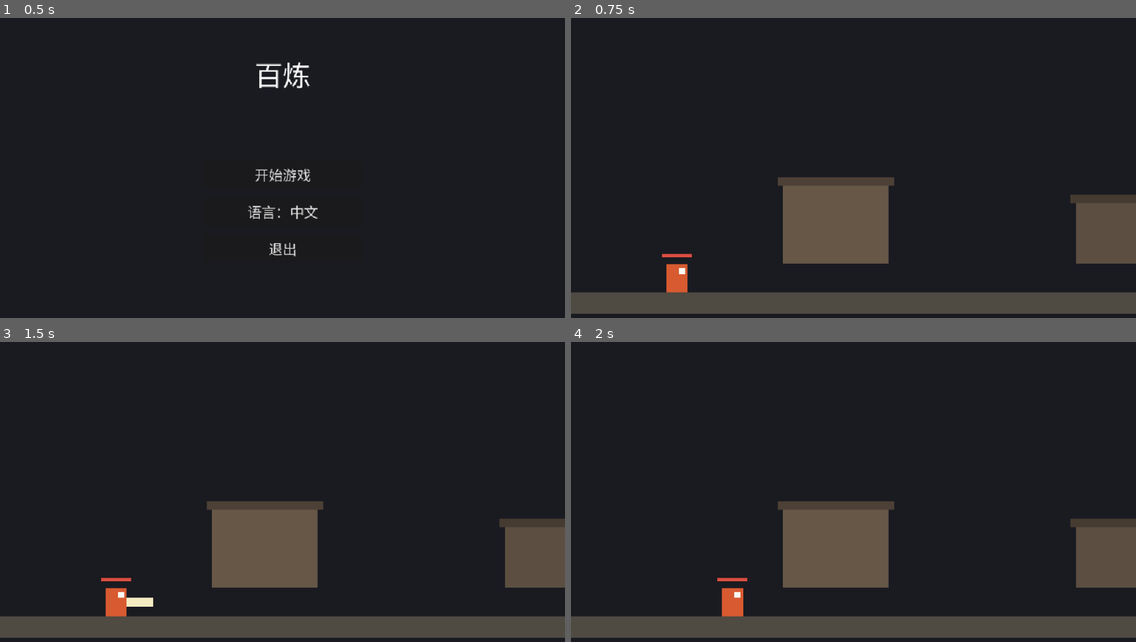
Above: before the commit, frames 1-4 (two rows, left to right).
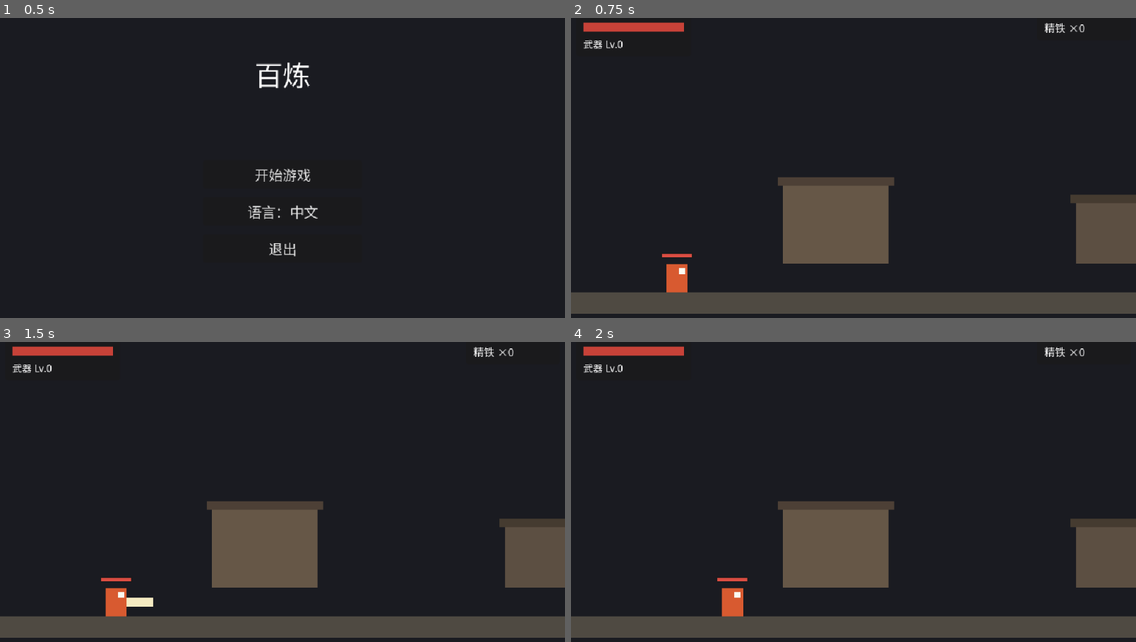
Above: after the commit, the same moments.

Repository: aachean/bailian
Game: Godot game, scene res://scenes/ui/main_menu.tscn
The game is run twice, just before and just after one commit, with the same random seed, the same clock (stepped at 60 frames per second) and the same inputs.
Inputs (mouse positions are in pixels of both pictures, inside the frame that each line leads up to):
- Up to frame 1 (0.5 s): no input
- Up to frame 2 (0.75 s): click "开始游戏" at 0.5 s
- Up to frame 3 (1.5 s): tap Enter at 1.25 s; move the mouse to (406, 477) at 1.27 s; hold D (move_right) from 1.28 s (still down); tap J (attack) at 1.35 s; click (406, 477) at 1.42 s
- Up to frame 4 (2 s): keep holding D (move_right); tap Space (jump) at 1.52 s

Frame 1 is identical in both runs. In frame 2, 0.8% of the frame differs, in the area x 2-91%, y 1-11%; in frame 3, 0.8%; in frame 4, 0.8%.

Commit message:
fix(save+ui): 碎片跨场景保存 + HUD（左上状态栏 / 右上背包）
用户实测：关卡里捡的碎片回到城镇全没了；要求背包（右上）与
角色状态栏（左上）。

- 碎片与强化等级从玩家节点搬到 PlayerState（autoload）—— 切场景
  会重建玩家节点，存在节点上的数据必丢。玩家 _ready 读、_exit_tree
  写回；「开始游戏」重置；快照存取两向同步
- HUD（CanvasLayer 挂玩家场景，不吃相机变换）：左上血条 + 武器等级、
  右上精铁计数，每帧轮询玩家数据刷新
- test_room 提示移到屏幕底部，给 HUD 让位
- test_m3 扩到 12 条：#11 跨场景碎片保持（城镇→关卡重建后分毫不差）、
  #12 HUD 数值正确
- 顺带修：hud.tscn 二级节点 parent 路径写错导致血条节点挂错位、
  refresh 静默崩溃（tscn 的 parent 属性是相对根的路径，二级必须写全）

Diff:
--- a/data/i18n/ui.csv
+++ b/data/i18n/ui.csv
@@ -12,3 +12,5 @@
 UI_MENU_LANGUAGE,"语言","Language"
 UI_ANVIL_READY,"按 J 强化武器（-3 精铁）","Press J to upgrade (-3 ore)"
 UI_ANVIL_POOR,"精铁不够，去关卡里打怪","Not enough ore — fight in the level"
+HUD_WEAPON,"武器","Weapon"
+HUD_SHARD,"精铁","Ore"
--- a/project.godot
+++ b/project.godot
@@ -20,6 +20,7 @@
 
 GameSettings="*res://scripts/core/game_settings.gd"
 SaveManager="*res://scripts/core/save_manager.gd"
+PlayerState="*res://scripts/core/player_state.gd"
 AiBridge="*res://addons/ai_bridge/bridge.gd"
 
 [display]
--- a/scenes/characters/player.tscn
+++ b/scenes/characters/player.tscn
@@ -1,8 +1,9 @@
-[gd_scene load_steps=5 format=3]
+[gd_scene load_steps=6 format=3]
 
 [ext_resource type="Script" path="res://scripts/characters/player.gd" id="1_player"]
 [ext_resource type="Script" path="res://scripts/components/hitbox.gd" id="2_hitbox"]
 [ext_resource type="Script" path="res://scripts/components/health.gd" id="3_health"]
+[ext_resource type="PackedScene" path="res://scenes/ui/hud.tscn" id="4_hud"]
 
 [sub_resource type="RectangleShape2D" id="RectangleShape2D_body"]
 size = Vector2(24, 32)
@@ -72,3 +73,5 @@
 [node name="Camera" type="Camera2D" parent="."]
 position_smoothing_enabled = true
 position_smoothing_speed = 8.0
+
+[node name="HUD" parent="." instance=ExtResource("4_hud")]
--- a/scenes/stages/test_room.tscn
+++ b/scenes/stages/test_room.tscn
@@ -74,9 +74,9 @@
 
 [node name="Hint" type="Label" parent="."]
 offset_left = 8.0
-offset_top = 6.0
+offset_top = 300.0
 offset_right = 600.0
-offset_bottom = 96.0
+offset_bottom = 358.0
 mouse_filter = 2
 theme_override_font_sizes/font_size = 12
 script = ExtResource("3_hint")
--- /dev/null
+++ b/scenes/ui/hud.tscn
@@ -0,0 +1,55 @@
+[gd_scene load_steps=2 format=3]
+
+[ext_resource type="Script" path="res://scripts/ui/hud.gd" id="1_hud"]
+
+[node name="HUD" type="CanvasLayer"]
+script = ExtResource("1_hud")
+
+[node name="Status" type="Panel" parent="."]
+offset_left = 6.0
+offset_top = 6.0
+offset_right = 136.0
+offset_bottom = 52.0
+mouse_filter = 2
+
+[node name="HPBG" type="ColorRect" parent="Status"]
+offset_left = 8.0
+offset_top = 8.0
+offset_right = 122.0
+offset_bottom = 18.0
+mouse_filter = 2
+color = Color(0.11, 0.1, 0.1, 0.85)
+
+[node name="HPBar" type="Node2D" parent="Status"]
+position = Vector2(8, 13)
+
+[node name="Fill" type="ColorRect" parent="Status/HPBar"]
+offset_left = 0.0
+offset_top = -5.0
+offset_right = 114.0
+offset_bottom = 5.0
+mouse_filter = 2
+color = Color(0.78, 0.26, 0.22, 1)
+
+[node name="Level" type="Label" parent="Status"]
+offset_left = 8.0
+offset_top = 24.0
+offset_right = 122.0
+offset_bottom = 42.0
+theme_override_font_sizes/font_size = 11
+text = "武器 Lv.0"
+
+[node name="Bag" type="Panel" parent="."]
+offset_left = 528.0
+offset_top = 6.0
+offset_right = 634.0
+offset_bottom = 34.0
+mouse_filter = 2
+
+[node name="Count" type="Label" parent="Bag"]
+offset_left = 8.0
+offset_top = 5.0
+offset_right = 98.0
+offset_bottom = 23.0
+theme_override_font_sizes/font_size = 12
+text = "精铁 ×0"
--- a/scripts/characters/player.gd
+++ b/scripts/characters/player.gd
@@ -124,6 +124,8 @@
 	_health.restore(int(d.get("hp", _health.max_hp)))
 	shards = int(d.get("shards", shards))
 	upgrade_level = int(d.get("upgrade", upgrade_level))
+	PlayerState.shards = shards
+	PlayerState.upgrade_level = upgrade_level
 	_apply_upgrade()
 	_hurt_flash = 0.0
 	_visuals.modulate = Color.WHITE
@@ -156,8 +158,18 @@
 	_health.died.connect(_on_died)
 	_health.revived.connect(_on_revived)
 	_health.hp_changed.connect(_update_hp_bar)
+	# 碎片 / 强化等级是「属于玩家」的数据，住在 PlayerState（autoload）里 ——
+	# 切场景会重建玩家节点，存在节点上的东西会丢（实测丢过）
+	shards = PlayerState.shards
+	upgrade_level = PlayerState.upgrade_level
 	_apply_upgrade()
 	_spawn_point = global_position
+
+
+func _exit_tree() -> void:
+	# 离开场写回：下一次进任何场景，碎片和等级都还在
+	PlayerState.shards = shards
+	PlayerState.upgrade_level = upgrade_level
 
 
 func _update_hp_bar(_hp: int, _max_hp: int) -> void:
@@ -171,11 +183,18 @@
 
 func _apply_upgrade() -> void:
 	_hitbox.damage_scale = 1.0 + UPGRADE_STEP * float(upgrade_level)
+	var hud := get_node_or_null("HUD")
+	if hud != null and hud.has_method("refresh"):
+		hud.call("refresh")
 
 
 ## 拾取碎片（Pickup 组件调）。满 3 块可去城镇铁砧强化一次
 func collect_shard() -> void:
 	shards += 1
+	PlayerState.shards = shards
+	var hud := get_node_or_null("HUD")
+	if hud != null and hud.has_method("refresh"):
+		hud.call("refresh")
 
 
 func _physics_process(delta: float) -> void:
--- /dev/null
+++ b/scripts/core/player_state.gd
@@ -0,0 +1,26 @@
+extends Node
+## 玩家的跨场景持久数据（autoload）。
+##
+## 碎片、强化等级这类「属于玩家、不属于关卡」的数据**不能**存在玩家节点上：
+## 每次切场景玩家节点整个重建，存在它身上的东西就没了 ——
+## 用户实测「回到安全区碎片全没了」就是这么丢的。
+## 玩家节点在 _ready 从这里取、_exit_tree 写回；这里的数据跨场景、随快照进存档。
+##
+## HP 不在这里：安全区回城自动满血（回城即治疗，原型阶段的简单约定）。
+
+var shards: int = 0
+var upgrade_level: int = 0
+
+
+func reset_for_new_game() -> void:
+	shards = 0
+	upgrade_level = 0
+
+
+func load_from(d: Dictionary) -> void:
+	shards = int(d.get("shards", shards))
+	upgrade_level = int(d.get("upgrade", upgrade_level))
+
+
+func save_to() -> Dictionary:
+	return {"shards": shards, "upgrade": upgrade_level}
--- /dev/null
+++ b/scripts/ui/hud.gd
@@ -0,0 +1,29 @@
+extends CanvasLayer
+## 玩家 HUD：左上角色状态栏（血条 / 武器等级），右上背包（精铁碎片）。
+##
+## 挂在玩家场景里 —— CanvasLayer 不吃相机变换，永远钉在屏幕角上。
+## 数据直接读父节点（玩家），每帧对一遍刷新：碎片/等级/血量都可能变，
+## 与其给每个变化点接信号，不如一帧一次的轮询便宜又不会漏。
+
+@onready var _player: Node = get_parent()
+@onready var _hp_fill: ColorRect = $Status/HPBar/Fill
+@onready var _lv_label: Label = $Status/Level
+@onready var _bag_label: Label = $Bag/Count
+
+
+func _ready() -> void:
+	refresh()
+
+
+func _process(_delta: float) -> void:
+	refresh()
+
+
+func refresh() -> void:
+	if _player == null or not is_instance_valid(_player):
+		return
+	var h := _player.get_node("Health") as Health
+	if h != null:
+		_hp_fill.scale.x = clampf(h.ratio(), 0.0, 1.0)
+	_lv_label.text = "%s Lv.%d" % [tr("HUD_WEAPON"), int(_player.get("upgrade_level"))]
+	_bag_label.text = "%s ×%d" % [tr("HUD_SHARD"), int(_player.get("shards"))]
--- a/scripts/ui/main_menu.gd
+++ b/scripts/ui/main_menu.gd
@@ -43,6 +43,7 @@
 
 
 func _on_start() -> void:
+	PlayerState.reset_for_new_game()
 	SaveManager.request_new_game(LEVEL_PATH)
 	get_tree().change_scene_to_file(LEVEL_PATH)
 
--- a/tests/test_m3.gd
+++ b/tests/test_m3.gd
@@ -46,6 +46,8 @@
 	await _t8_drop_and_pickup()
 	await _t9_anvil_upgrade()
 	await _t10_upgrade_survives_snapshot()
+	await _t11_shards_survive_scene_change()
+	await _t12_hud_shows_player_state()
 
 	print("")
 	print("═══ %d 通过 ／ %d 失败 ═══" % [_pass, _fail])
@@ -358,3 +360,66 @@
 	_check("10", "碎片与强化等级进快照，继续游戏原样回来",
 		shards == 7 and lvl == 2 and is_equal_approx(scale, 1.4),
 		"碎片 %d（期望 7）　等级 %d（期望 2）　倍率 %.2f（期望 1.40）" % [shards, lvl, scale])
+
+
+## 碎片跨场景保持 —— 用户实测：在关卡里捡的碎片，回城镇全没了。
+## 根因：碎片存在玩家节点上，切场景玩家整个重建。现在住在 PlayerState（autoload），
+## 玩家 _exit_tree 写回、_ready 读出。这条测试模拟完整的「城镇 → 关卡」重建。
+func _t11_shards_survive_scene_change() -> void:
+	PlayerState.shards = 0
+	PlayerState.upgrade_level = 0
+
+	var town := TOWN.instantiate()
+	add_child(town)
+	await _pframes(3)
+	var town_player := town.get_node("Player")
+	town_player.set("shards", 5)
+	town_player.set("upgrade_level", 1)
+	town.queue_free()               # 触发 _exit_tree 写回 PlayerState
+	await _pframes(3)
+
+	var wrote_back: bool = PlayerState.shards == 5 and PlayerState.upgrade_level == 1
+
+	var level := LEVEL1.instantiate()
+	add_child(level)
+	await _pframes(3)
+	var level_player := level.get_node("Player")
+	var carried: bool = int(level_player.get("shards")) == 5 \
+		and int(level_player.get("upgrade_level")) == 1
+	var scale: float = (level_player.get_node("Hitbox") as Hitbox).damage_scale
+	level.queue_free()
+	await _pframes(2)
+
+	_check("11", "关卡里捡的碎片，回城镇还在（跨场景不丢）",
+		wrote_back and carried and is_equal_approx(scale, 1.2),
+		"写回 autoload=%s　新场景带过来=%s　强化倍率 %.2f（期望 1.20）" % [
+			str(wrote_back), str(carried), scale])
+	PlayerState.shards = 0
+	PlayerState.upgrade_level = 0
+
+
+## HUD：左上角色状态、右上背包，数字跟玩家走
+func _t12_hud_shows_player_state() -> void:
+	var town := TOWN.instantiate()
+	add_child(town)
+	await _pframes(3)
+	var player := town.get_node("Player")
+	var hud := player.get_node_or_null("HUD")
+	if hud == null:
+		_check("12", "HUD 显示玩家状态", false, "玩家下找不到 HUD")
+		town.queue_free()
+		await _pframes(2)
+		return
+
+	player.set("shards", 4)
+	player.set("upgrade_level", 2)
+	hud.call("refresh")
+	await _pframes(2)
+	var bag: String = (hud.get_node("Bag/Count") as Label).text
+	var lv: String = (hud.get_node("Status/Level") as Label).text
+	town.queue_free()
+	await _pframes(2)
+
+	_check("12", "左上状态栏 / 右上背包显示碎片与武器等级",
+		bag.contains("4") and lv.contains("2"),
+		"背包「%s」　状态「%s」" % [bag, lv])
Binary file changed: data/i18n/ui.en.translation
Binary file changed: data/i18n/ui.zh_CN.translation
Not shown, added: scripts/core/player_state.gd.uid
Not shown, added: scripts/ui/hud.gd.uid
